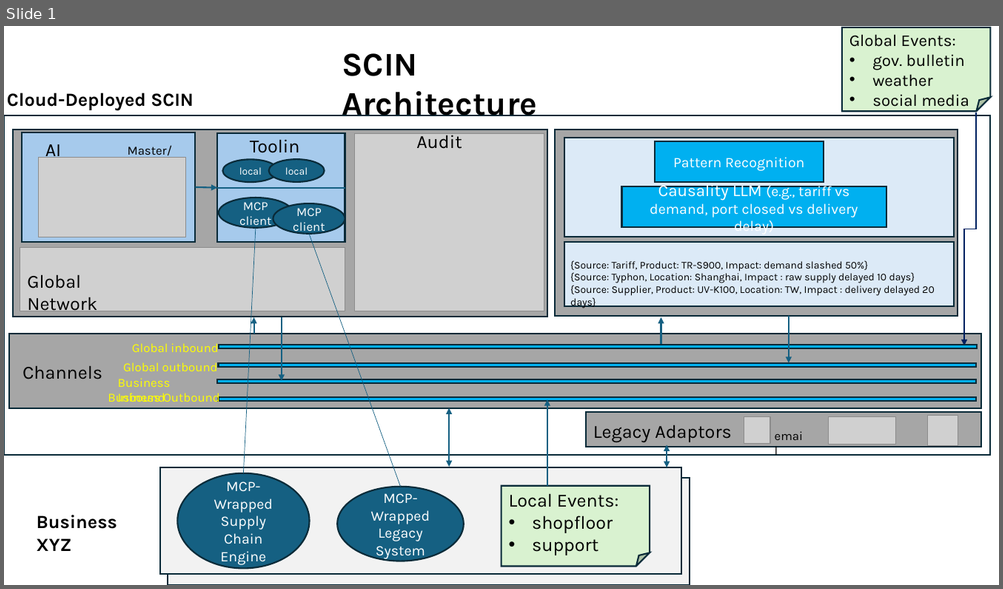
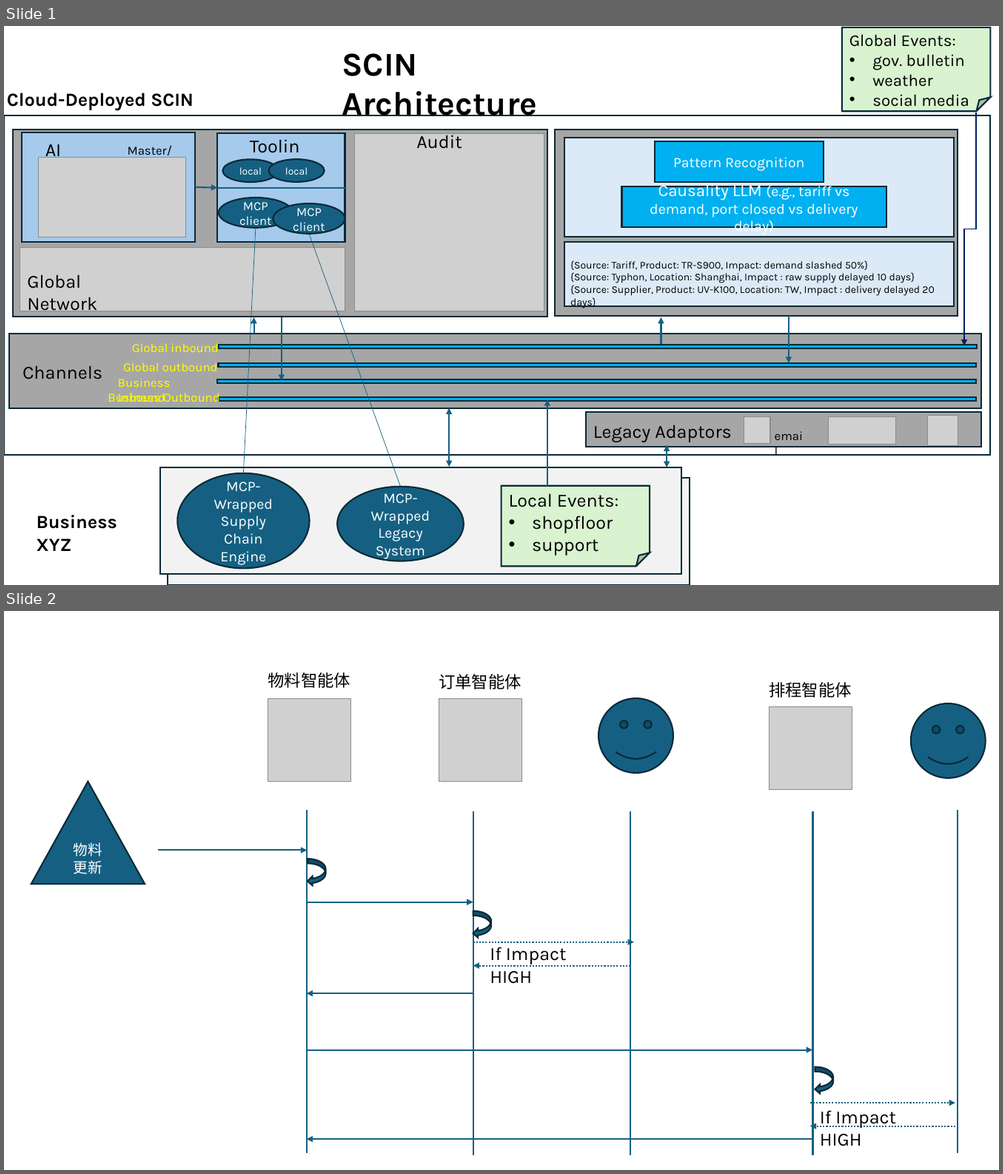
Before and after one commit to yannonghuang/schub-openclaw, a slide deck: doc/Architecture.pptx. Shown one above the other, each under a label of ours: slide 1 before the commit, slides 1 and 2 after it. The pictures are 1003x589 and 1003x1174 pixels, drawn with LibreOffice and Linux fonts; fonts in the diff are those of the drawing; grey boxes stand for pictures. Boxes give left, top, right and bottom in pixels: in the first picture for what was removed or moved away, otherwise in the second. Text is boxed around its words. In the diff, an @@ line names an element or a change of style, - is before the commit and + after.

Commit message:
arch doc update

```diff
--- a/doc/Architecture.pptx
+++ b/doc/Architecture.pptx
@@ slide 2 added at <box>4,611,999,1170</box>, background #FFFFFF @@
@@ text added at <box>267,672,350,688</box>, 16 pt, text #000000 @@
+物料智能体
@@ text added at <box>438,674,521,689</box>, 16 pt, text #000000 @@
+订单智能体
@@ picture added at <box>268,699,351,782</box> @@
@@ picture added at <box>439,699,522,782</box> @@
@@ smiley face added at <box>599,698,673,773</box>, fill #156082, outline #092A39 1.5 pt @@
@@ text added at <box>768,682,851,698</box>, 16 pt, text #000000 @@
+排程智能体
@@ picture added at <box>769,707,852,790</box> @@
@@ smiley face added at <box>910,703,985,778</box>, fill #156082, outline #092A39 1.5 pt @@
@@ triangle added at <box>31,782,145,885</box>, fill #156082, outline #092A39 1.5 pt, 14 pt, text #FFFFFF @@
+物料更新
@@ line added from (306, 809) to (306, 1154), #156082 1.5 pt @@
@@ line added from (958, 809) to (958, 1154), #156082 1.5 pt @@
@@ line added from (473, 812) to (473, 1156), #156082 1.5 pt @@
@@ line added from (631, 812) to (631, 1156), #156082 1.5 pt @@
@@ line added from (813, 812) to (813, 1156), #156082 1.5 pt @@
@@ arrow added from (158, 851) to (307, 851), #156082 1.5 pt @@
@@ curved left arrow added at <box>307,859,326,886</box>, fill #156082, outline #092A39 1.5 pt @@
@@ arrow added from (306, 902) to (473, 902), #156082 1.5 pt @@
@@ curved left arrow added at <box>473,911,491,938</box>, fill #156082, outline #092A39 1.5 pt @@
@@ arrow added from (473, 943) to (634, 943), #156082 1.5 pt dashed @@
@@ text added at <box>489,947,566,984</box>, 18 pt, text #000000 @@
+If Impact HIGH
@@ arrow added from (631, 966) to (473, 966), #156082 1.5 pt dashed @@
@@ arrow added from (473, 994) to (306, 994), #156082 1.5 pt @@
@@ arrow added from (306, 1051) to (812, 1051), #156082 1.5 pt @@
@@ curved left arrow added at <box>815,1068,833,1094</box>, fill #156082, outline #092A39 1.5 pt @@
@@ arrow added from (810, 1103) to (956, 1103), #156082 1.5 pt dashed @@
@@ text added at <box>819,1111,896,1147</box>, 18 pt, text #000000 @@
+If Impact HIGH
@@ arrow added from (812, 1140) to (306, 1140), #156082 1.5 pt @@
@@ arrow added from (956, 1127) to (810, 1127), #156082 1.5 pt dashed @@
```
